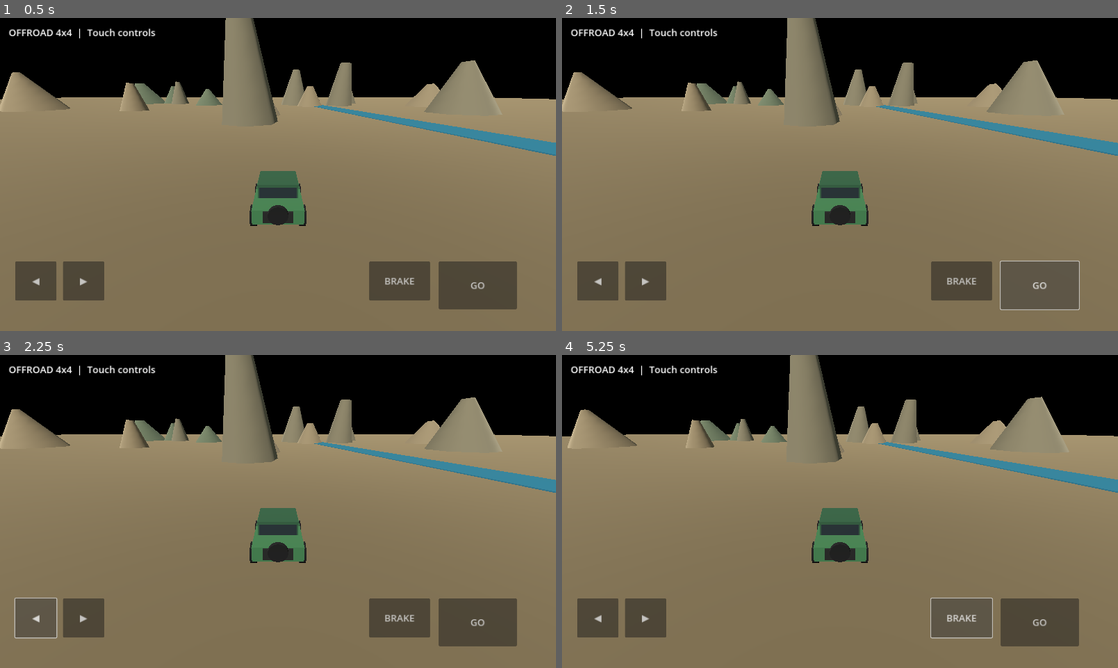
Above: before the commit, frames 1-4 (two rows, left to right).
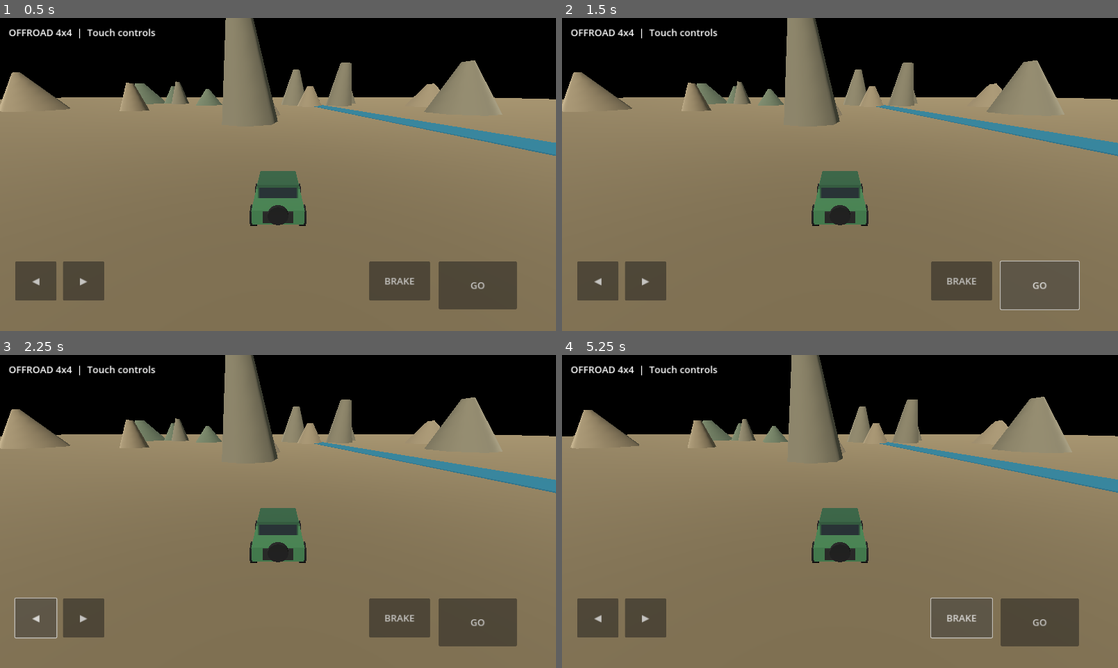
Above: after the commit, the same moments.

Repository: nareshdhakad241-cell/indian-offroad-jeep-simulator
Game: Godot game, scene res://scenes/Main.tscn
Two runs of this game, one before a commit and one after it. Both use one fixed random seed, a clock stepped at 60 frames per second and the inputs below.
Inputs:
- Up to frame 1 (0.5 s): no input
- Up to frame 2 (1.5 s): click "GO" at 0.5 s; click "GO" at 1.25 s
- Up to frame 3 (2.25 s): click "◀" at 2 s
- Up to frame 4 (5.25 s): click "▶" at 2.75 s; click "BRAKE" at 3.5 s; tap Enter at 4.25 s; hold D (ui_right) 4.28-5.03 s; tap Space at 5 s; hold S (ui_down) from 5.03 s (still down)

Frame 1 is identical in both runs. In frame 2, less than 0.1% of the frame differs, in the area x 0-100%, y 5-45%; in frame 3, less than 0.1%; in frame 4, 0.9%, in the area x 1-100%, y 0-44%.

Commit message:
Fix jeep braking and grounded movement physics

Diff:
--- a/scripts/jeep.gd
+++ b/scripts/jeep.gd
@@ -1,27 +1,44 @@
 extends CharacterBody3D
 
-@export var acceleration := 16.0
-@export var reverse_power := 8.0
-@export var max_speed := 24.0
-@export var steering_rate := 1.55
-@export var friction := 7.0
-var speed := 0.0
-var steer := 0.0
+@export var acceleration: float = 16.0
+@export var reverse_power: float = 8.0
+@export var max_speed: float = 24.0
+@export var steering_rate: float = 1.55
+@export var rolling_friction: float = 3.5
+@export var brake_power: float = 24.0
+
+var speed: float = 0.0
+var steer: float = 0.0
 
 func _physics_process(delta: float) -> void:
-    var throttle := Input.get_action_strength("ui_up") - Input.get_action_strength("ui_down")
+    var throttle := Input.get_action_strength("ui_up")
+    var reverse := Input.get_action_strength("ui_down")
+    var brake := Input.get_action_strength("brake")
     var turn := Input.get_action_strength("ui_right") - Input.get_action_strength("ui_left")
-    if throttle > 0.0:
-        speed = move_toward(speed, max_speed, acceleration * delta)
-    elif throttle < 0.0:
-        speed = move_toward(speed, -max_speed * 0.35, reverse_power * delta)
+
+    if brake > 0.0:
+        speed = move_toward(speed, 0.0, brake_power * brake * delta)
+    elif throttle > 0.0:
+        speed = move_toward(speed, max_speed, acceleration * throttle * delta)
+    elif reverse > 0.0:
+        if speed > 0.5:
+            speed = move_toward(speed, 0.0, brake_power * reverse * delta)
+        else:
+            speed = move_toward(speed, -max_speed * 0.35, reverse_power * reverse * delta)
     else:
-        speed = move_toward(speed, 0.0, friction * delta)
+        speed = move_toward(speed, 0.0, rolling_friction * delta)
+
     steer = move_toward(steer, turn, delta * 3.0)
     if abs(speed) > 0.4:
-        rotate_y(-steer * steering_rate * delta * clamp(abs(speed)/8.0, 0.25, 1.0) * sign(speed))
+        var steering_factor := clamp(abs(speed) / 8.0, 0.25, 1.0)
+        rotate_y(-steer * steering_rate * delta * steering_factor * sign(speed))
+
     var forward := -global_transform.basis.z
     velocity.x = forward.x * speed
     velocity.z = forward.z * speed
-    velocity.y -= 22.0 * delta
+    if not is_on_floor():
+        velocity.y -= 22.0 * delta
+    else:
+        velocity.y = -0.5
+
     move_and_slide()
